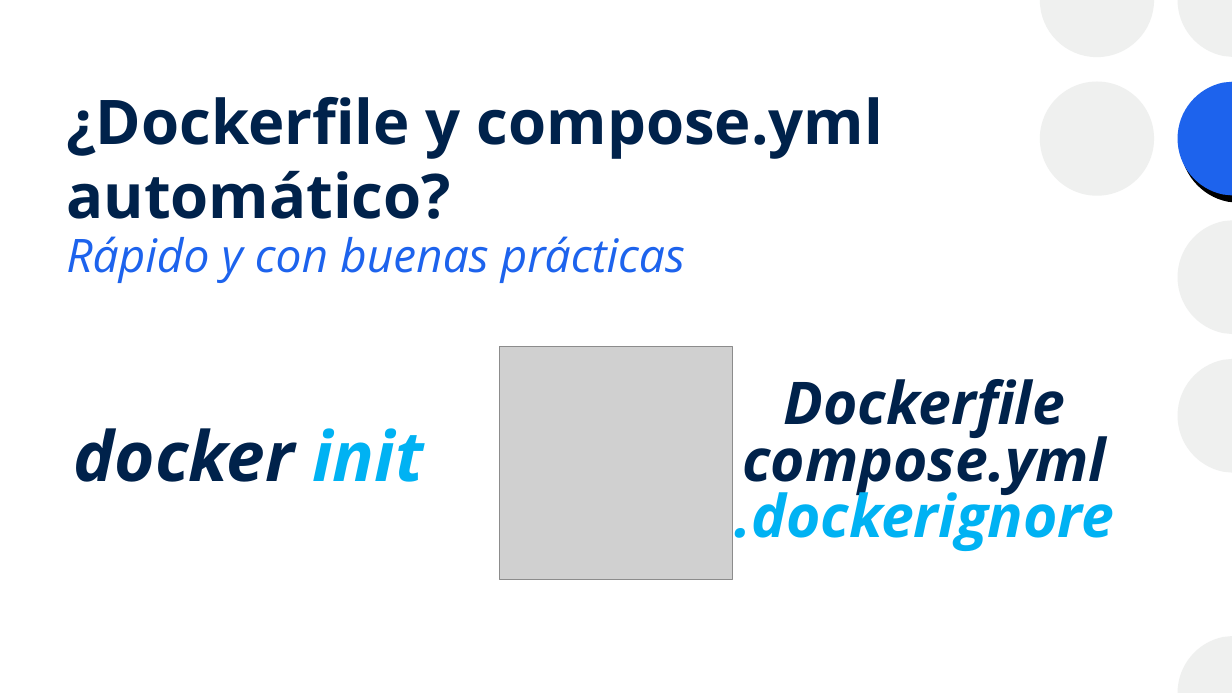
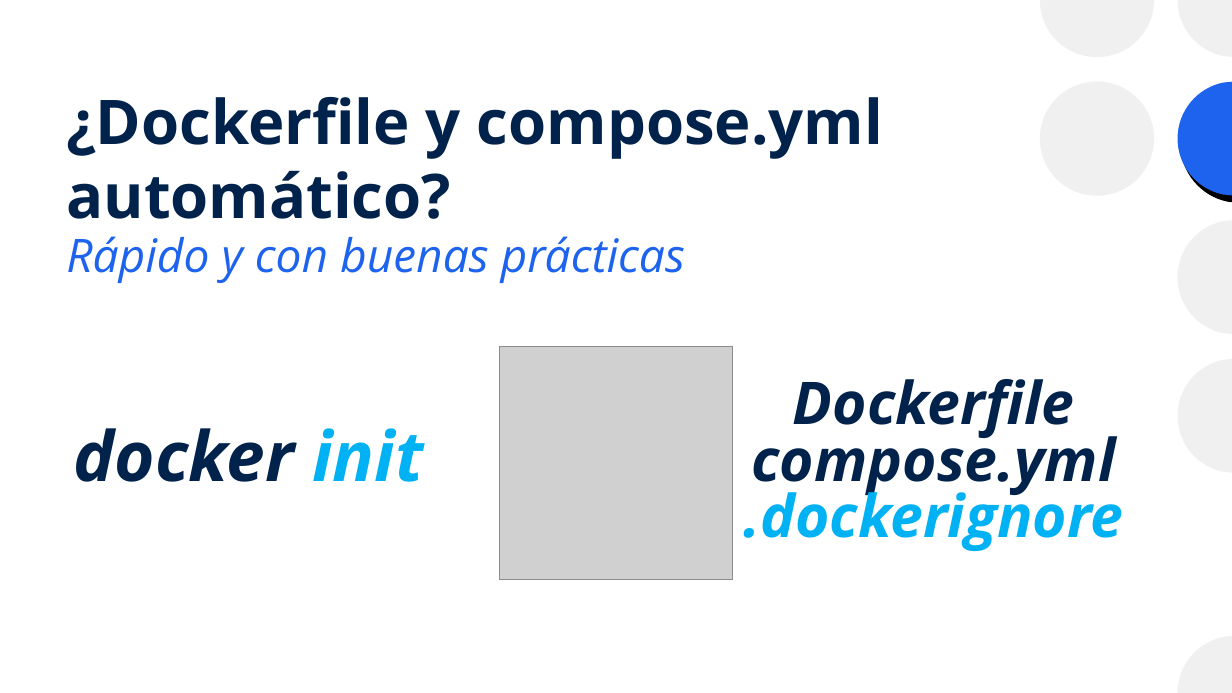
Before and after one commit to josanri/docker-workshop, a slide deck: slide 55 of Introducción a Docker.pptx. Drawn at 1232x693 pixels with LibreOffice and Linux fonts; fonts in the diff are those of the drawing; grey boxes stand for pictures. Boxes give left, top, right and bottom in pixels: in the first picture for what was removed or moved away, otherwise in the second. Text is boxed around its words. In the diff, an @@ line names an element or a change of style, - is before the commit and + after.

Commit message:
🐛 chore: Update Docker presentation with padding fixes

```diff
--- a/Introducción a Docker.pptx
+++ b/Introducción a Docker.pptx
@@ text "Dockerfile": place and size @@
-text "Dockerfile" at box(735, 379, 1115, 551)
+text "Dockerfile" at box(744, 379, 1124, 551)
```
Also in this commit, not shown: 2 other slides changed, 1 other file.
